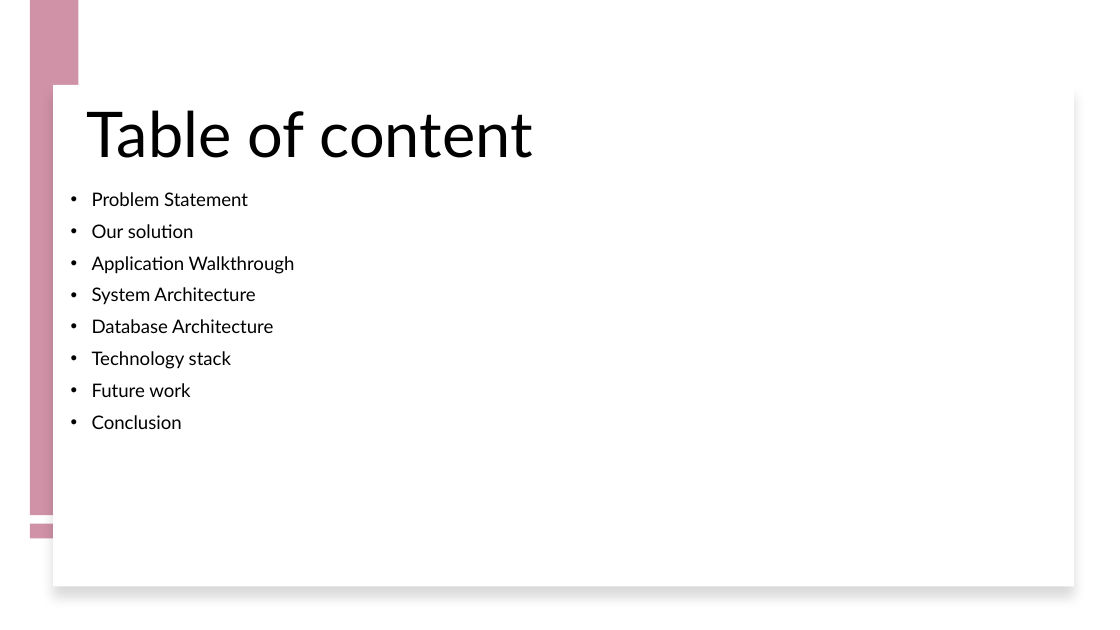
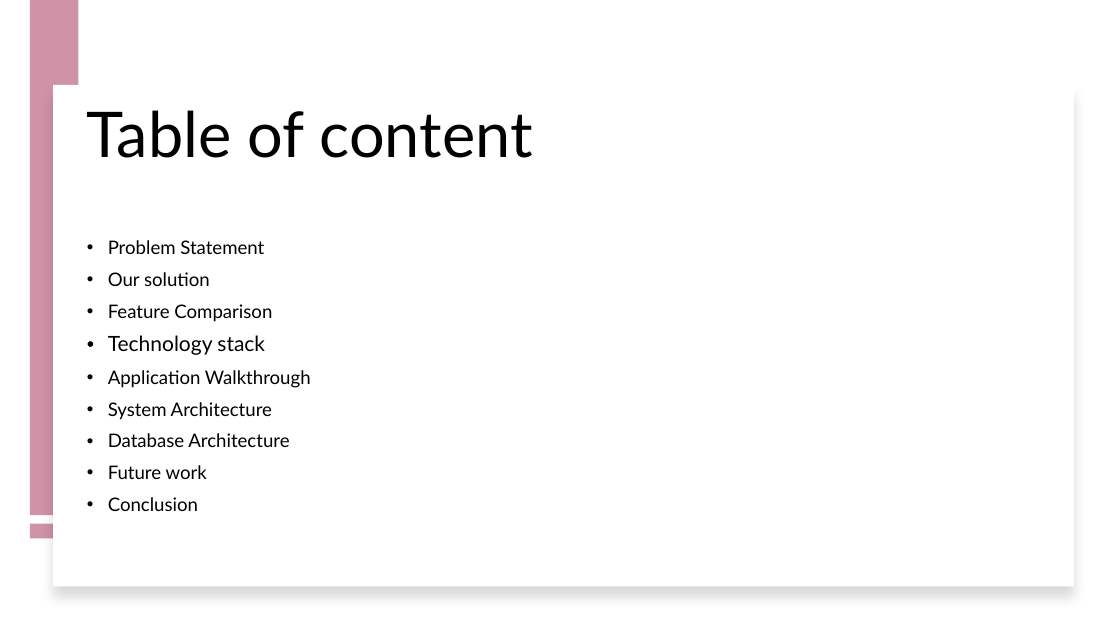
Before and after one commit to Aya2002Amjad/GP2, a slide deck: slide 2 of documentations/GP2PowePoint.pptx. Drawn at 1120x630 pixels with LibreOffice and Linux fonts; fonts in the diff are those of the drawing. Boxes give left, top, right and bottom in pixels: in the first picture for what was removed or moved away, otherwise in the second. Text is boxed around its words. In the diff, an @@ line names an element or a change of style, - is before the commit and + after.

```diff
--- a/documentations/GP2PowePoint.pptx
+++ b/documentations/GP2PowePoint.pptx
@@ text "Problem Statement" moved from (x1=92, y1=192, x2=295, y2=429) to (x1=108, y1=240, x2=311, y2=511) @@
@@ text at (x1=108, y1=304, x2=272, y2=355): paragraphs added @@
+• Feature Comparison
+• Technology stack
@@ text at (x1=92, y1=351, x2=231, y2=369): paragraph removed @@
-• Technology stack
```
Also in this commit, not shown: 3 other slides changed, 7 other files.
